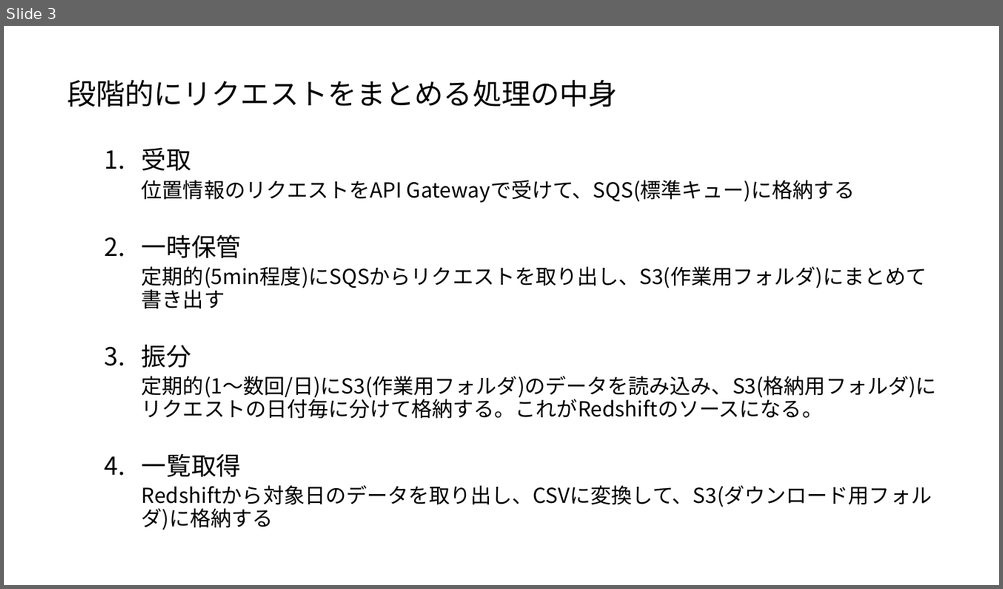
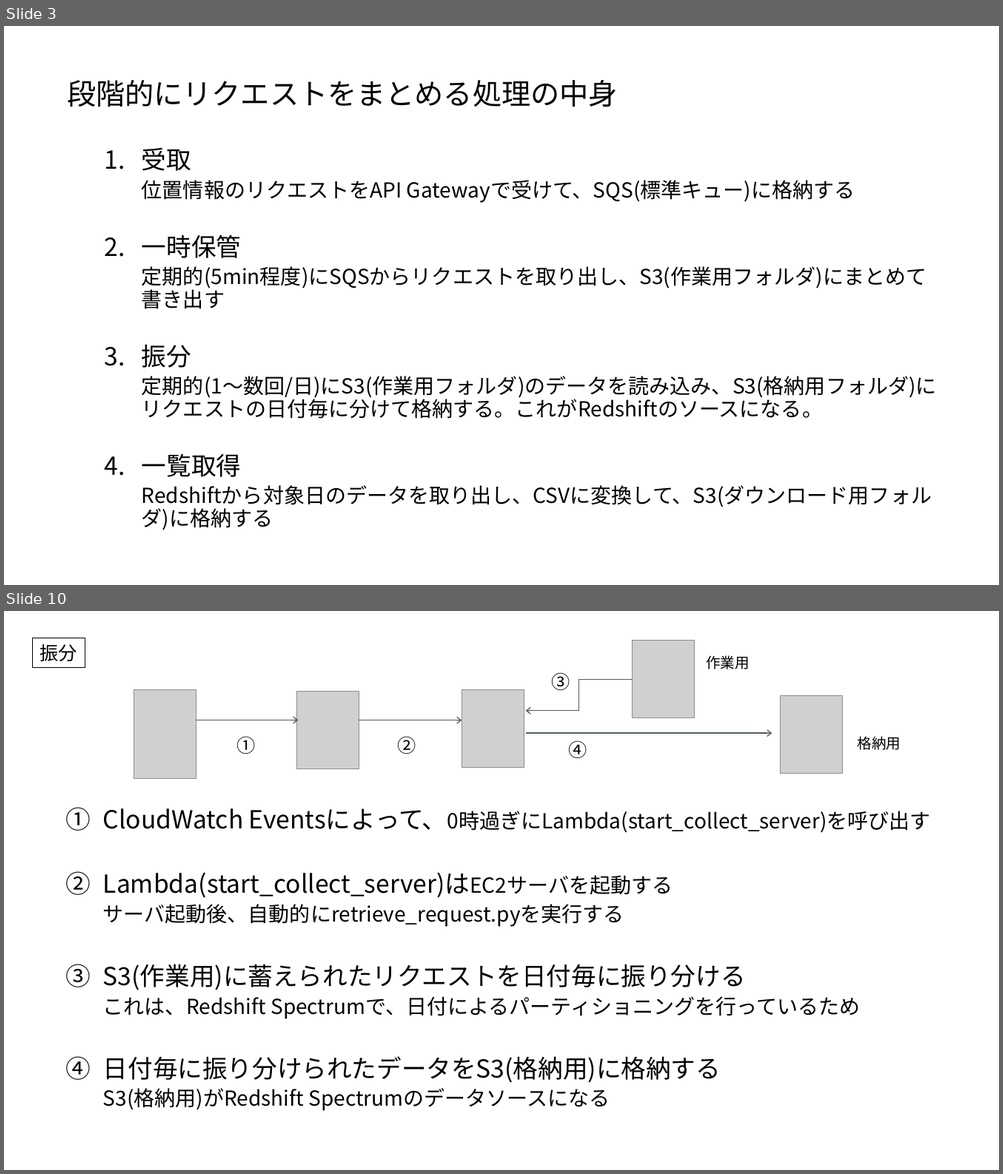
Before and after one commit to kodamashinji/task3, a slide deck: doc/arch.pptx. Shown one above the other, each under a label of ours: slide 3 before the commit, slides 3 and 10 after it; the slides between them are not shown. The pictures are 1003x589 and 1003x1174 pixels, drawn with LibreOffice and Linux fonts; fonts in the diff are those of the drawing; grey boxes stand for pictures. Boxes give left, top, right and bottom in pixels: in the first picture for what was removed or moved away, otherwise in the second. Text is boxed around its words. In the diff, an @@ line names an element or a change of style, - is before the commit and + after.

```diff
--- a/doc/arch.pptx
+++ b/doc/arch.pptx
@@ slide 10 added at (4, 611, 999, 1170), background #FFFFFF @@
@@ rectangle added at (32, 638, 85, 668), outline #000000 0.25 pt, 18 pt, text #000000 @@
+振分
@@ picture added at (632, 641, 694, 718) @@
@@ text added at (551, 672, 569, 690), 18 pt, text #000000 @@
+③
@@ text added at (706, 655, 749, 669), 14 pt, text #000000 @@
+作業用
@@ picture added at (134, 690, 196, 779) @@
@@ picture added at (296, 692, 358, 769) @@
@@ picture added at (461, 690, 523, 768) @@
@@ elbow arrow added from (632, 680) to (526, 711), #545B64 1 pt @@
@@ picture added at (780, 695, 842, 773) @@
@@ arrow added from (195, 720) to (298, 720), #545B64 1 pt @@
@@ arrow added from (359, 721) to (461, 721), #545B64 1 pt @@
@@ text added at (237, 736, 256, 754), 18 pt, text #000000 @@
+①
@@ text added at (398, 736, 416, 754), 18 pt, text #000000 @@
+②
@@ arrow added from (526, 733) to (771, 733), #545B64 1 pt @@
@@ text added at (569, 741, 587, 758), 18 pt, text #000000 @@
+④
@@ text added at (857, 736, 901, 750), 14 pt, text #000000 @@
+格納用
@@ text added at (103, 809, 930, 1111), 20 pt, text #000000 @@
+1. CloudWatch Eventsによって、0時過ぎにLambda(start_collect_server)を呼び出す
+2. Lambda(start_collect_server)はEC2サーバを起動する
+  サーバ起動後、自動的にretrieve_request.pyを実行する
+3. S3(作業用)に蓄えられたリクエストを日付毎に振り分ける
+  これは、Redshift Spectrumで、日付によるパーティショニングを行っているため
+4. 日付毎に振り分けられたデータをS3(格納用)に格納する
+  S3(格納用)がRedshift Spectrumのデータソースになる
```
Also in this commit, not shown: 6 slides changed, 3 other slides added.
